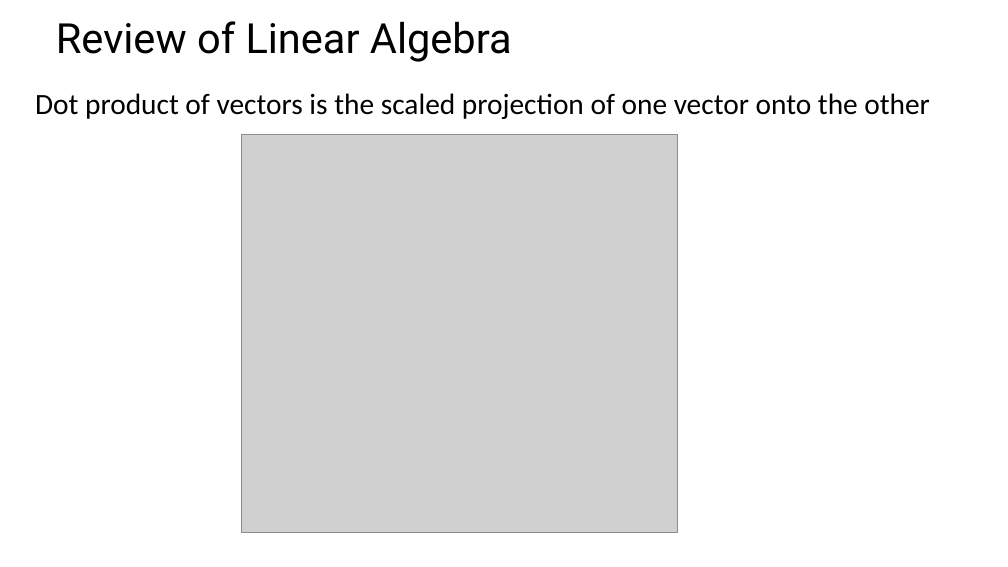
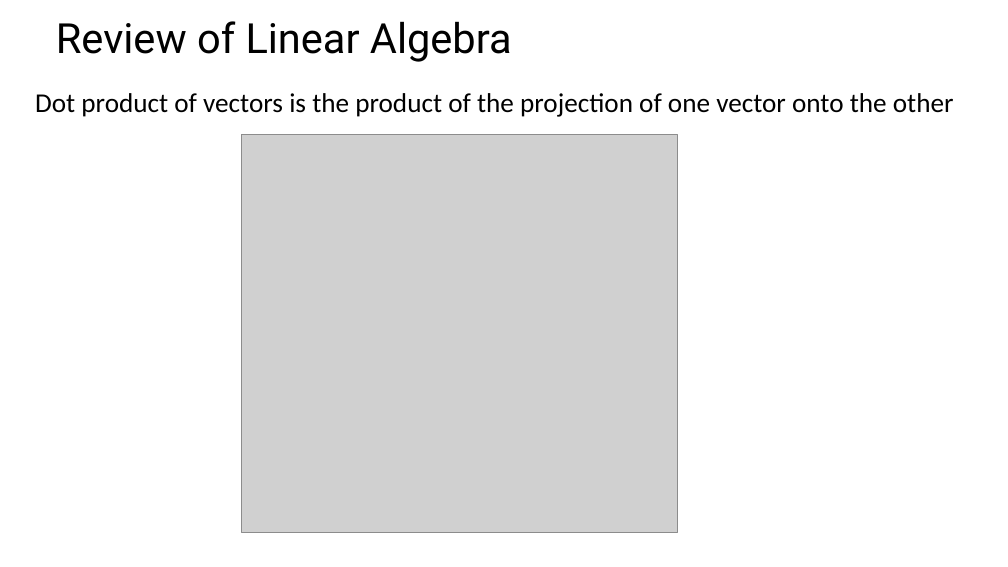
Before and after one commit to StephenElston/CSCI-E-108, a slide deck: slide 15 of SupplementaryMaterials/ReviewOfLinearAlgebra.pptx. Drawn at 1008x567 pixels with LibreOffice and Linux fonts; fonts in the diff are those of the drawing; grey boxes stand for pictures. Boxes give left, top, right and bottom in pixels: in the first picture for what was removed or moved away, otherwise in the second. Text is boxed around its words. In the diff, an @@ line names an element or a change of style, - is before the commit and + after.

Commit message:
Improved formatting and corrected typo in linear algebra review slides

```diff
--- a/SupplementaryMaterials/ReviewOfLinearAlgebra.pptx
+++ b/SupplementaryMaterials/ReviewOfLinearAlgebra.pptx
@@ text at box(35, 93, 954, 117): text changed; size 28 to 25.9 pt @@
-Dot product of vectors is the scaled projection of one vector onto the other
+Dot product of vectors is the product of the projection of one vector onto the other
```
Also in this commit, not shown: 17 other slides changed.
